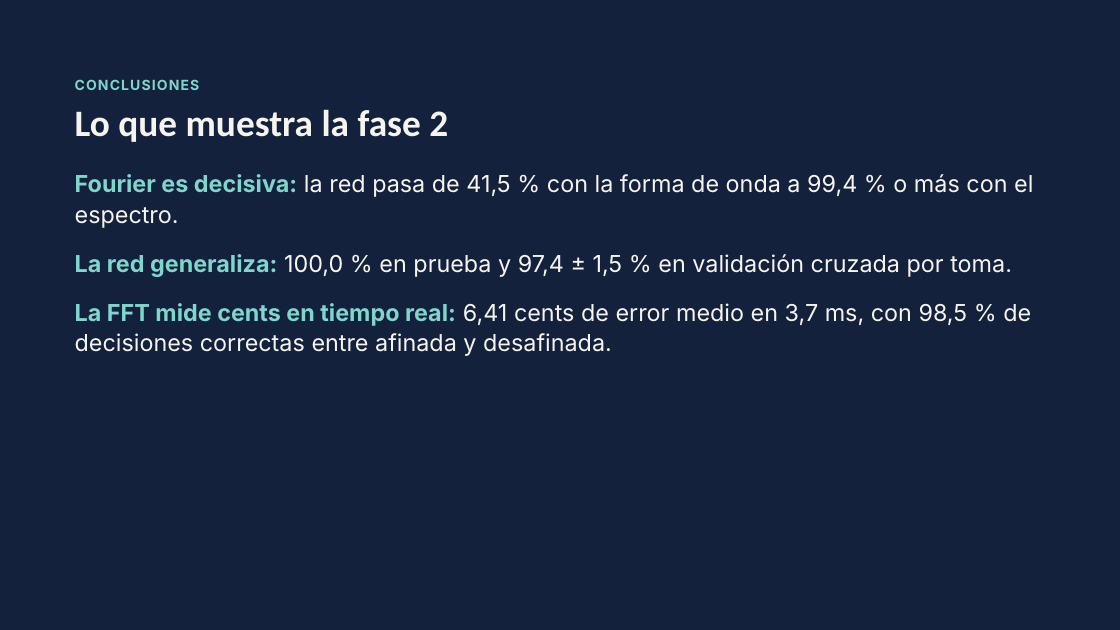
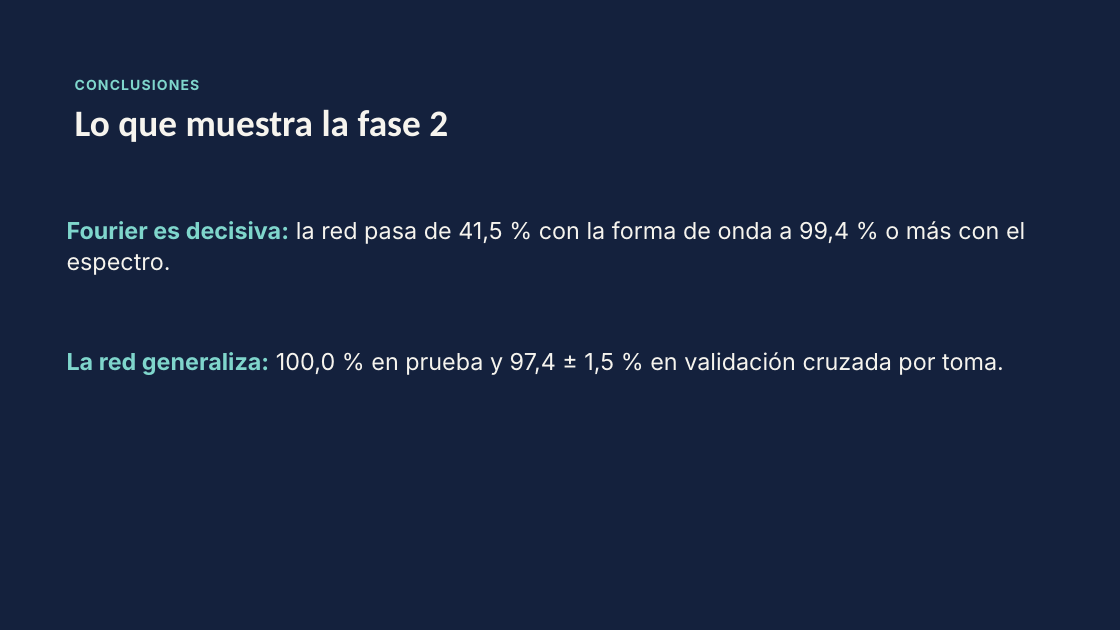
Before and after one commit to belenmejia07/ModeloAfinador, a slide deck: slide 23 of docs/Afinador_Violin_IA_fase2.pptx (slide 18 before the commit). Drawn at 1120x630 pixels with LibreOffice and Linux fonts; fonts in the diff are those of the drawing. Boxes give left, top, right and bottom in pixels: in the first picture for what was removed or moved away, otherwise in the second. Text is boxed around its words. In the diff, an @@ line names an element or a change of style, - is before the commit and + after.

```diff
--- a/docs/Afinador_Violin_IA_fase2.pptx
+++ b/docs/Afinador_Violin_IA_fase2.pptx
@@ text "Fourier es decisiva: la red ...": place and size @@
-text "Fourier es decisiva: la red ..." at (75,174,1033,228)
+text "Fourier es decisiva: la red ..." at (67,221,1025,275)
@@ text removed at (75,303,1031,356) @@
-La FFT mide cents en tiempo real: 6,41 cents de error medio en 3,7 ms, con 98,5 % de decisiones correctas entre afinada y desafinada.
@@ text "La red generaliza: 100,0 % ...": place and size @@
-text "La red generaliza: 100,0 % ..." at (75,254,1012,277)
+text "La red generaliza: 100,0 % ..." at (67,352,1004,375)
```
Also in this commit, not shown: 2 other slides changed, 5 slides added, 4 other files.
